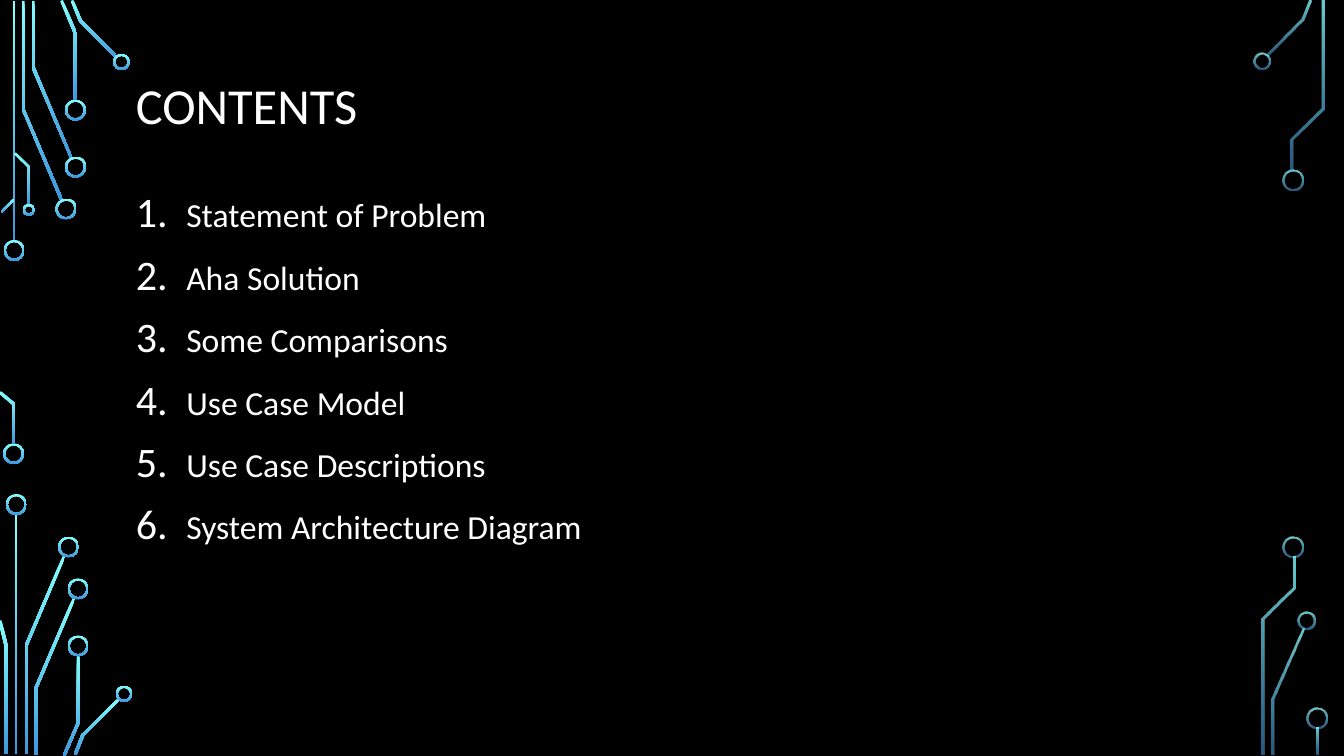
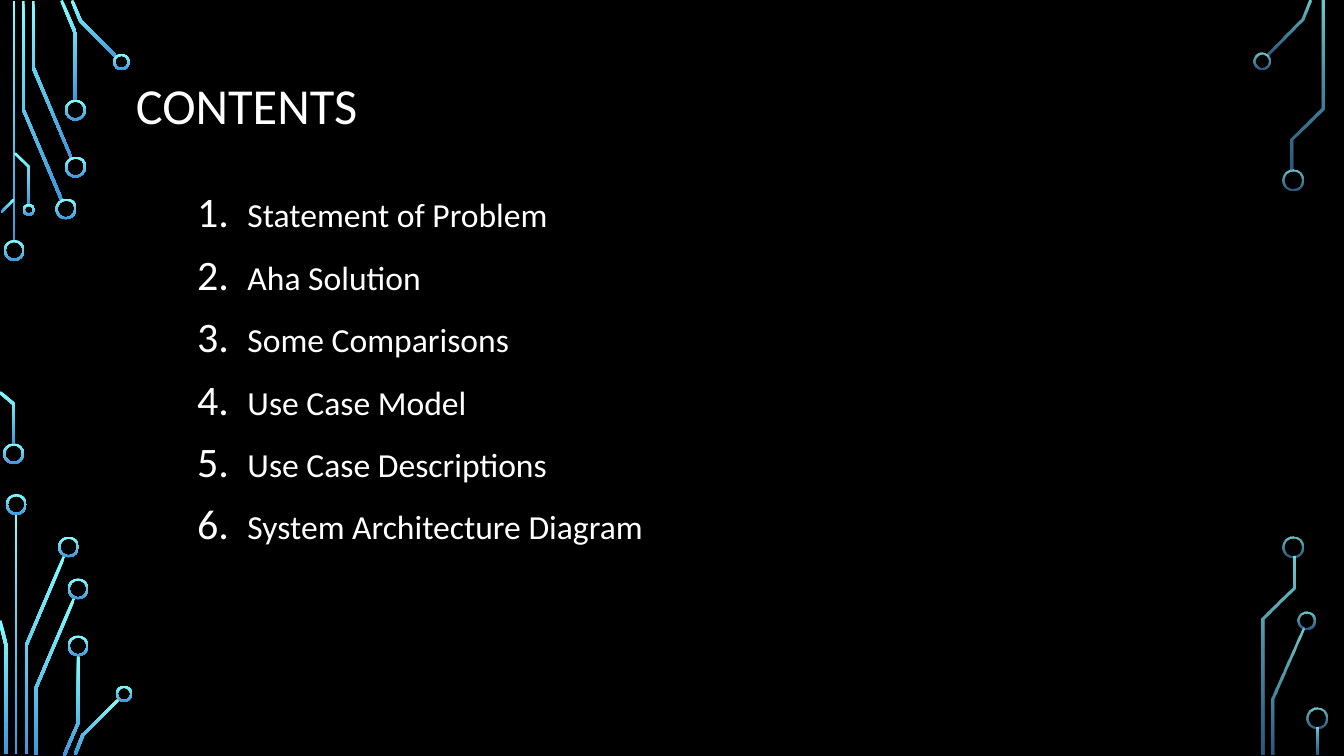
Before and after one commit to leonardo1227/CS425-SWE-Project, a slide deck: slide 2 of Aha-presentation.pptx. Drawn at 1344x756 pixels with LibreOffice and Linux fonts; fonts in the diff are those of the drawing; background and template pictures are left out. Boxes give left, top, right and bottom in pixels: in the first picture for what was removed or moved away, otherwise in the second. Text is boxed around its words. In the diff, an @@ line names an element or a change of style, - is before the commit and + after.

```diff
--- a/Aha-presentation.pptx
+++ b/Aha-presentation.pptx
@@ text "Statement of Problem": place and size @@
-text "Statement of Problem" at [186, 203, 581, 545]
+text "Statement of Problem" at [247, 203, 643, 545]
```
Also in this commit, not shown: 2 other slides changed, 1 slide added, 1 other file.
